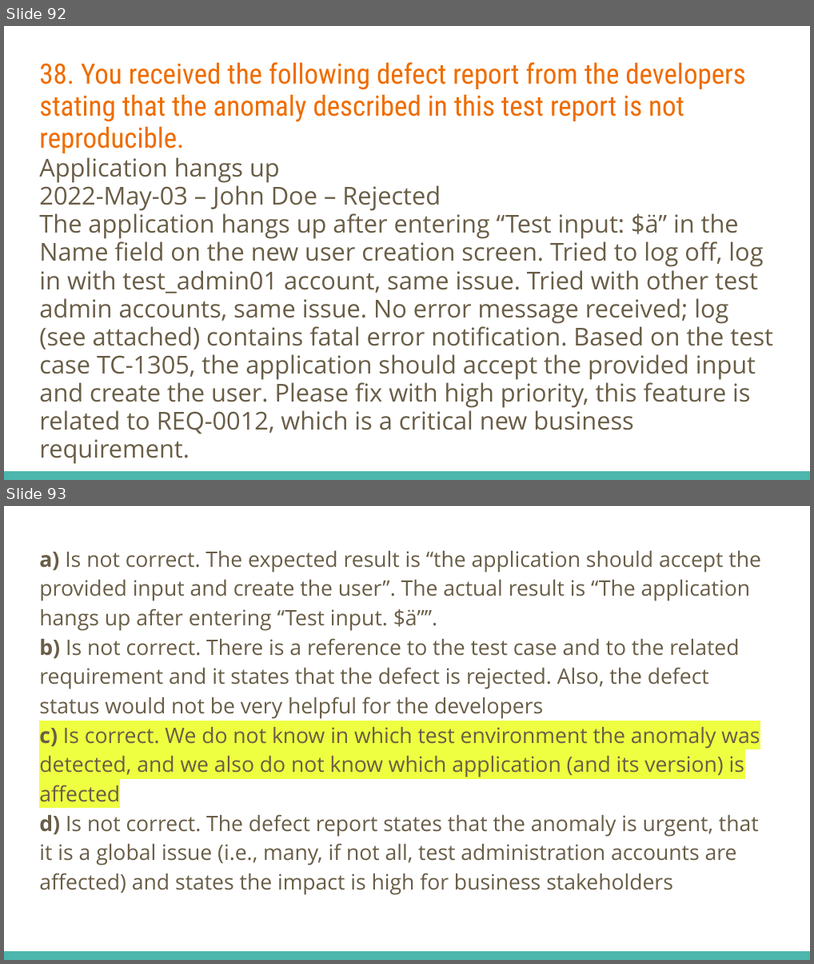
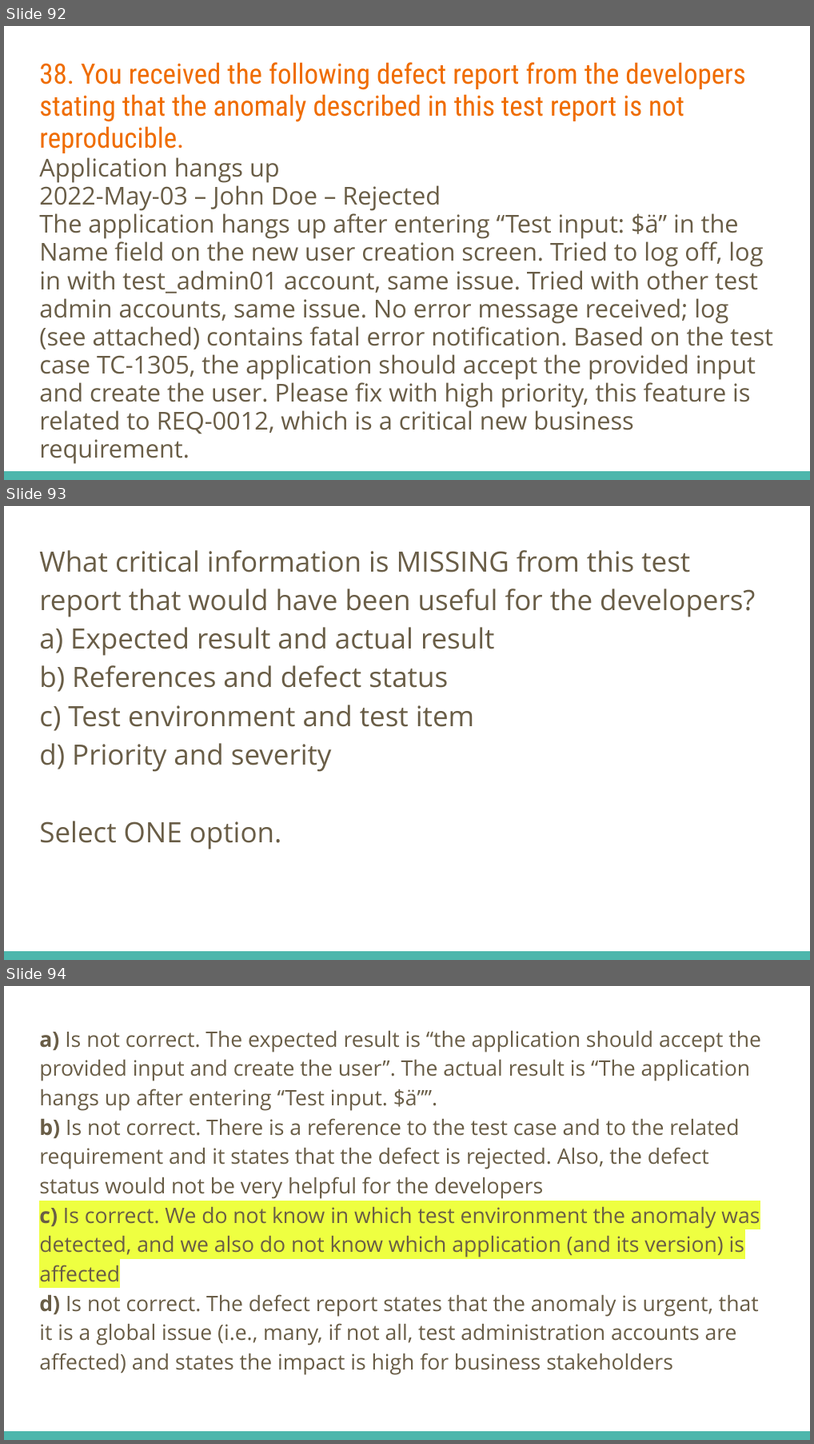
Before and after one commit to fawadmalik/istqb, a slide deck: ISTQB Foundation Level Preparation.pptx. Shown one above the other, each under a label of ours: slides 92 and 93 before the commit, slides 92, 93 and 94 after it. The pictures are 814x964 and 814x1444 pixels, drawn with LibreOffice and Linux fonts; fonts in the diff are those of the drawing. Boxes give left, top, right and bottom in pixels: in the first picture for what was removed or moved away, otherwise in the second. Text is boxed around its words. In the diff, an @@ line names an element or a change of style, - is before the commit and + after.

```diff
--- a/ISTQB Foundation Level Preparation.pptx
+++ b/ISTQB Foundation Level Preparation.pptx
@@ slide 93 added at [4,506,810,960], background #FFFFFF; not listed: 1 template element that a slide beside it also shows @@
@@ text added at [39,550,755,849], 25 pt, text #695D46 @@
+What critical information is MISSING from this test report that would have been useful for the developers?
+a) Expected result and actual result
+b) References and defect status
+c) Test environment and test item
+d) Priority and severity
+Select ONE option.
@@ what was slide 93 is now slide 94 @@
```
Also in this commit, not shown: 2 other slides added.
